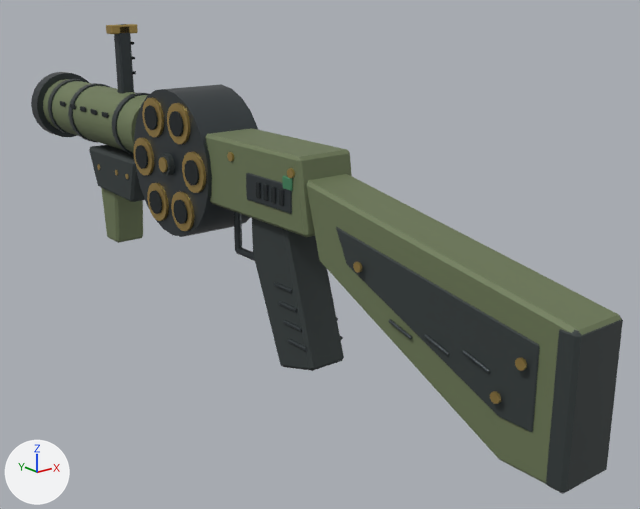
Two versions of the glTF model public/assets/weapons/unique-v1/grenade_1.glb, one commit apart.
Before and after are seen from a camera (50 mm lens) standing at (-0.486, -0.669, 0.218) and looking at (0.052, 0.004, -0.051). Every picture has the same lights, and +X, +Y and +Z are marked at lower left. The picture after the commit comes second. Vertices at exactly the same position are counted once.

Objects in the first picture: 'Weapon_grenade_v1'.
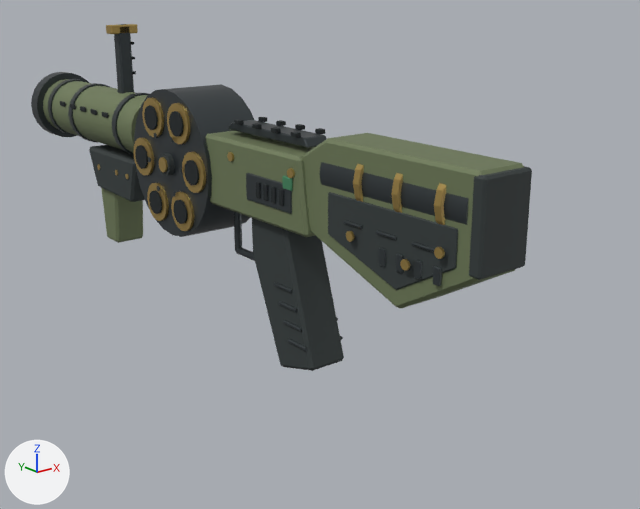
Changed parts and their boxes [x1, y1, x2, y2] in the pictures (640 x 509 px; the box of a moved part takes in the faces that stretch with it):
'Weapon_grenade_v1', reshaped (15% narrower, 26% shorter): before [31, 24, 623, 494]; after [31, 24, 532, 371]
part 1 of me_stock, moved or reshaped: before [546, 315, 623, 494]; after [469, 166, 532, 280]
part 2 of me_stock, added: after [320, 162, 469, 225]
part 3 of me_stock, moved or reshaped: before [424, 334, 449, 356]; after [411, 242, 434, 252]
part 4 of me_stock, moved or reshaped: before [388, 319, 412, 340]; after [376, 230, 397, 240]
part 5 of me_stock, moved or reshaped (not visible before): after [343, 220, 363, 229]
part 6 of me_stock, added: after [433, 266, 442, 286]
part 7 of me_stock, added: after [414, 260, 422, 279]
part 8 of me_stock, added: after [396, 254, 404, 273]
part 9 of me_stock, added: after [378, 248, 386, 266]
part 10 of me_stock, moved or reshaped (not visible afterwards): before [463, 350, 490, 374]
part 11 of me_stock, moved or reshaped: before [353, 262, 362, 273]; after [434, 247, 445, 259]
part 12 of me_stock, moved or reshaped: before [515, 358, 527, 371]; after [400, 259, 410, 271]
part 13 of me_stock, rebuilt (29% narrower, 43% shorter): before [306, 174, 621, 484]; after [302, 133, 524, 308]
part 14 of me_stock, deleted: before [490, 391, 501, 404]
part 15 of me_stock, reshaped: before [336, 227, 539, 432]; after [228, 117, 458, 290]

What the commit changed:
me_stock is used by ob_weapon_grenade_v1; location (0.0, 0.0, 0.0).
me_stock had 2400 vertices, 4476 faces and spanned x -0.043..0.043, y -0.36..0.5, z -0.144..0.165.
me_stock now has 3244 vertices, 6044 faces and spans x -0.043..0.043, y -0.275..0.5, z -0.144..0.165.
me_stock part 1: the loose piece of 24 vertices spanning x -0.026..0.026, y -0.36..-0.342, z -0.12..0.0 is scaled about its middle by (1.03, 0.667, 0.624), then moved by (0.0, 0.082, 0.11).
me_stock part 2: a new loose piece, a 20-sided cylinder along y spanning x -0.027..0.027, y -0.26..-0.095, z 0.033..0.087, in mat_metal_steel (dark grey #484f52).
me_stock part 3: the loose piece of 12 vertices spanning x -0.028..-0.026, y -0.25..-0.225, z -0.053..-0.044 is turned -15.6 degrees about the x axis through its middle and scaled by 0.849, then moved by (0.0, 0.018, 0.074).
me_stock part 4: the loose piece of 12 vertices spanning x -0.028..-0.026, y -0.21..-0.185, z -0.053..-0.044 is turned -15.6 degrees about the x axis through its middle and scaled by 0.849, then moved by (0.0, 0.019, 0.074).
me_stock part 5: the loose piece of 12 vertices spanning x 0.026..0.028, y -0.21..-0.185, z -0.053..-0.044 is turned -15.6 degrees about the x axis through its middle and scaled by 0.849, then moved by (-0.054, 0.058, 0.074).
me_stock part 6: the loose piece of 24 vertices spanning x -0.033..-0.031, y -0.05..-0.044, z 0.023..0.038 is copied, and the copy is moved by (0.005, -0.188, -0.025), in mat_metal_steel (dark grey #484f52); it spans x -0.029..-0.026, y -0.238..-0.231, z -0.001..0.013.
me_stock part 7: the loose piece of 24 vertices spanning x -0.033..-0.031, y -0.05..-0.044, z 0.023..0.038 is copied, and the copy is moved by (0.005, -0.168, -0.025), in mat_metal_steel (dark grey #484f52); it spans x -0.029..-0.026, y -0.219..-0.212, z -0.001..0.013.
me_stock part 8: the loose piece of 24 vertices spanning x -0.033..-0.031, y -0.05..-0.044, z 0.023..0.038 is copied, and the copy is moved by (0.005, -0.148, -0.025), in mat_metal_steel (dark grey #484f52); it spans x -0.029..-0.026, y -0.198..-0.191, z -0.001..0.013.
me_stock part 9: the loose piece of 24 vertices spanning x -0.033..-0.031, y -0.05..-0.044, z 0.023..0.038 is copied, and the copy is moved by (0.005, -0.128, -0.025), in mat_metal_steel (dark grey #484f52); it spans x -0.029..-0.026, y -0.178..-0.171, z -0.001..0.013.
me_stock part 10: the loose piece of 12 vertices spanning x -0.028..-0.026, y -0.29..-0.265, z -0.053..-0.044 is turned -15.6 degrees about the x axis through its middle and scaled by 0.849, then moved by (0.054, 0.138, 0.074).
me_stock part 11: the loose piece of 20 vertices spanning x -0.032..-0.03, y -0.154..-0.146, z -0.013..-0.004 is moved by (0.0, -0.09, 0.034).
me_stock part 12: the loose piece of 20 vertices spanning x -0.032..-0.03, y -0.324..-0.316, z -0.039..-0.03 is moved by (0.0, 0.115, 0.042).
me_stock part 13: the loose piece of 28 vertices spanning x -0.025..0.025, y -0.36..-0.071, z -0.12..0.049 is rebuilt with 34 vertices and now spans x -0.025..0.025, y -0.27..-0.065, z -0.034..0.09.
me_stock part 14: the loose piece of 20 vertices spanning x -0.032..-0.03, y -0.304..-0.296, z -0.072..-0.062 is deleted.
me_stock part 15: 40 vertices removed from x -0.026..0.026, y -0.33..-0.115, z -0.084..0.018; 534 vertices added at x -0.032..0.032, y -0.252..0.069, z -0.018..0.09.
Other edits to the shape of me_stock do not show in these pictures.
